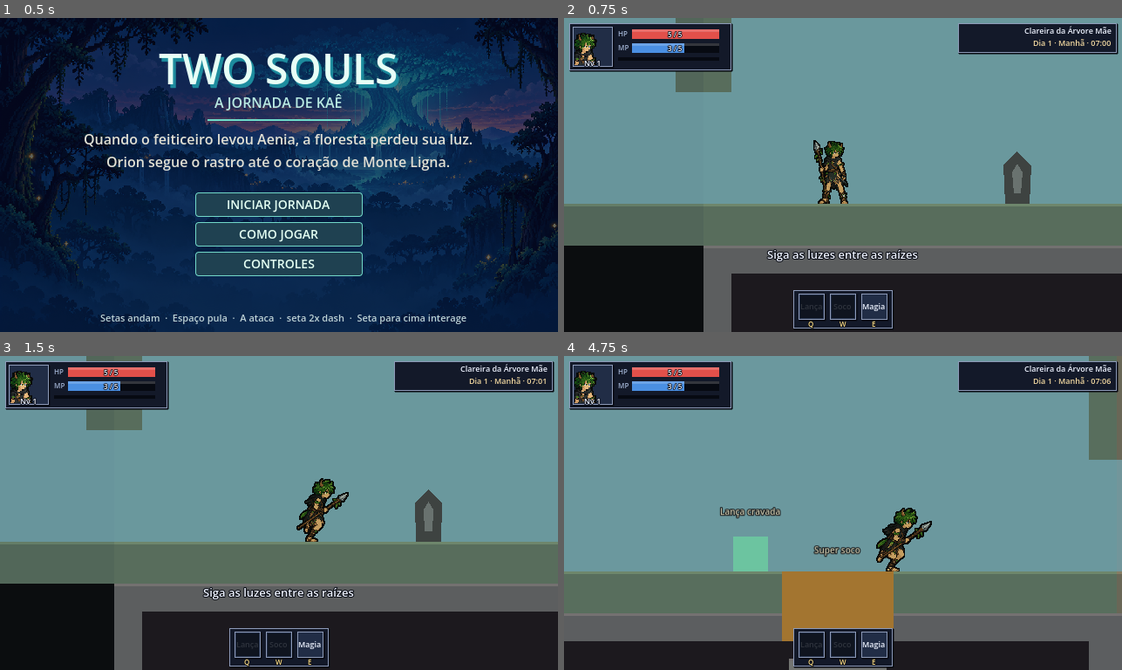
Above: before the commit, frames 1-4 (two rows, left to right).
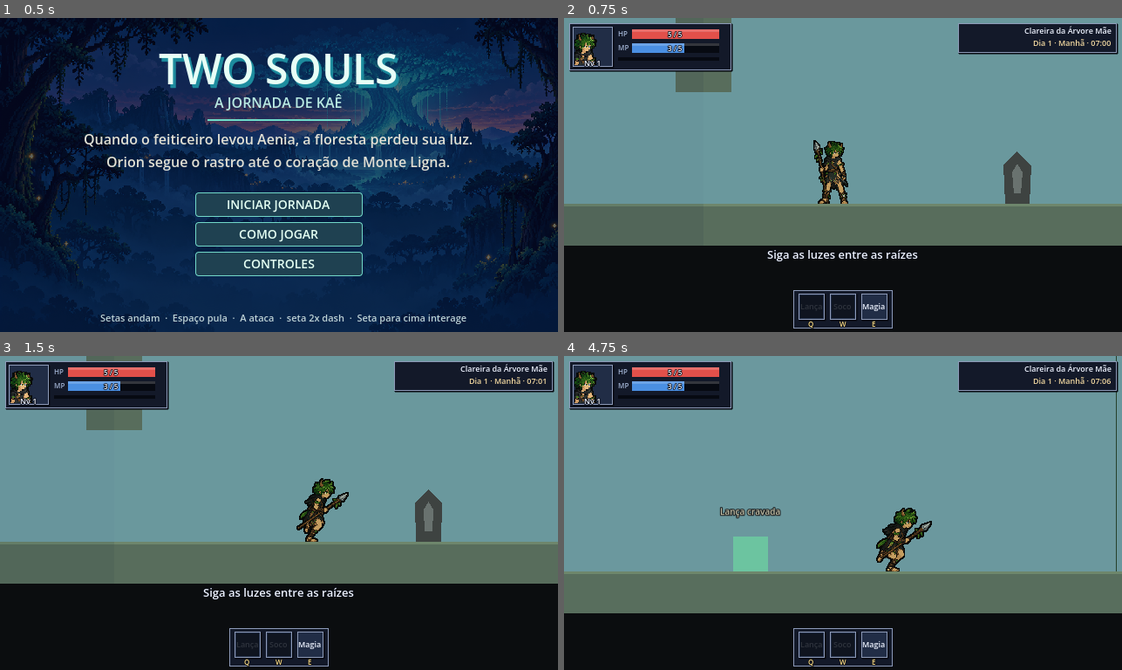
Above: after the commit, the same moments.

Repository: Esquilotaku/two-souls
Game: Godot game, scene res://scenes/main.tscn
Same seed, same stepped clock (60 frames per second), same inputs: the game is played once before the commit and once after it.
Inputs (mouse positions are in pixels of both pictures, inside the frame that each line leads up to):
- Up to frame 1 (0.5 s): no input
- Up to frame 2 (0.75 s): click "INICIAR JORNADA" at 0.5 s
- Up to frame 3 (1.5 s): tap Enter (confirm) at 1.25 s; move the mouse to (401, 497) at 1.27 s; hold Right (move_right) from 1.28 s (still down); tap W (super_punch) at 1.35 s; click (401, 497) at 1.42 s
- Up to frame 4 (4.75 s): tap Space (jump) at 1.52, 1.55, 1.82, 2.1, 2.27, 2.57, 3.05, 3.77, 4.07, 4.52, 4.55 s; move the mouse to (731, 528) at 2.02 s; tap W (super_punch) at 2.3, 3.8 s; move the mouse to (898, 443) at 2.77 s; release Right (move_right) at 2.78 s; hold Left (move_left) 2.78-3.53 s; tap A (attack) at 2.85 s; move the mouse to (815, 575) at 3.52 s; hold Right (move_right) from 3.53 s (still down); tap Enter (confirm) at 3.6 s; click (815, 575) at 3.67 s; move the mouse to (1010, 560) at 4.27 s; tap D (context) at 4.35 s

Frame 1 is identical in both runs. In frame 2, 7.1% of the frame differs, in the area x 25-100%, y 72-100%; in frame 3, 7.5%; in frame 4, 13%, in the area x 0-100%, y 0-100%.

Commit message:
[claude] 2.2: caminho até o D Rock esticado (~5 min correndo) e andares no estilo Grand Chase
- Clareira 16 telas, Trilha 90, Aldeia 88 (2 de altura), arena 2; Túnel e cavernas deslocados para encaixar
- gerador de andares por semente fixa (plano, 2º andar, escada, muro, muralha com degraus, ponte) e inimigos nos andares
- inimigos comuns numa camada própria: o Kaê atravessa o corpo deles (só dano de contato)
- tests/medir_corrida.gd (fora do CI): corredor automático mede 302 s da Clareira ao D Rock

Co-Authored-By: Claude Opus 5.5 <noreply@anthropic.com>

Diff:
--- a/Two Souls/scripts/world/world_map.gd
+++ b/Two Souls/scripts/world/world_map.gd
@@ -54,41 +54,40 @@
 	# --- Clareira da Árvore Mãe ---
 	"clareira_inicio": {
 		"region": "clareira", "name": "Clareira da Árvore Mãe",
-		"cell": Vector2i(0, 0), "size": Vector2i(2, 1),
+		"cell": Vector2i(0, 0), "size": Vector2i(16, 1),
 		"doors": [
 			{"id": "leste", "side": "east", "row": 0, "to": "trilha_entrada", "to_door": "oeste"},
 			{"id": "oeste", "side": "west", "row": 0, "to": "floresta_borda", "to_door": "leste"},
-			{"id": "baixo", "side": "down", "col": 1, "to": "cav_clareira", "to_door": "cima", "gate": "super_punch"},
+			{"id": "baixo", "side": "down", "col": 15, "to": "cav_clareira", "to_door": "cima", "gate": "super_punch"},
 		],
 		"spawn": Vector2(160.0, 0.0), "shrine": 360.0, "grants": "spear_wall", "altar": 860.0,
 		"pickups": ["luminous_herb"],
 		"platforms": [[520.0, 220.0, 120.0]],
+		"andares": true,
 	},
 	# --- Trilha da Tribo ---
 	"trilha_entrada": {
 		"region": "trilha", "name": "Trilha da Tribo",
-		"cell": Vector2i(2, 0), "size": Vector2i(2, 1),
+		"cell": Vector2i(16, 0), "size": Vector2i(90, 1),
 		"doors": [
 			{"id": "oeste", "side": "west", "row": 0, "to": "clareira_inicio", "to_door": "leste"},
 			{"id": "leste", "side": "east", "row": 0, "to": "trilha_aldeia", "to_door": "oeste", "gate": "spear_wall"},
 		],
-		"foes": 3, "tribal": true,
-		"platforms": [[300.0, 230.0, 112.0], [620.0, 200.0, 96.0], [940.0, 230.0, 112.0]],
+		"tribal": true, "andares": true,
 	},
 	"trilha_aldeia": {
 		"region": "trilha", "name": "Aldeia da Tribo",
-		"cell": Vector2i(4, 0), "size": Vector2i(2, 1),
-		"doors": [
-			{"id": "oeste", "side": "west", "row": 0, "to": "trilha_entrada", "to_door": "leste"},
-			{"id": "leste", "side": "east", "row": 0, "to": "trilha_arena", "to_door": "oeste"},
+		"cell": Vector2i(106, -1), "size": Vector2i(88, 2),
+		"doors": [
+			{"id": "oeste", "side": "west", "row": 1, "to": "trilha_entrada", "to_door": "leste"},
+			{"id": "leste", "side": "east", "row": 1, "to": "trilha_arena", "to_door": "oeste"},
 			{"id": "baixo", "side": "down", "col": 0, "to": "cav_tunel", "to_door": "cima", "gate": "super_punch"},
 		],
-		"shrine": 760.0, "foes": 2, "tribal": true, "pickups": ["mana_seed"],
-		"platforms": [[880.0, 210.0, 140.0], [1080.0, 170.0, 100.0]],
+		"shrine": 760.0, "tribal": true, "andares": true, "pickups": ["mana_seed"],
 	},
 	"trilha_arena": {
 		"region": "trilha", "name": "Arena do D Rock",
-		"cell": Vector2i(6, 0), "size": Vector2i(1, 1),
+		"cell": Vector2i(194, 0), "size": Vector2i(2, 1),
 		"doors": [
 			{"id": "oeste", "side": "west", "row": 0, "to": "trilha_aldeia", "to_door": "leste"},
 		],
@@ -158,9 +157,9 @@
 	# --- Cavernas e Túnel ---
 	"cav_clareira": {
 		"region": "cavernas", "name": "Caverna sob a Clareira",
-		"cell": Vector2i(0, 1), "size": Vector2i(2, 1),
-		"doors": [
-			{"id": "cima", "side": "up", "col": 1, "to": "clareira_inicio", "to_door": "baixo", "gate": "super_punch"},
+		"cell": Vector2i(12, 1), "size": Vector2i(4, 1),
+		"doors": [
+			{"id": "cima", "side": "up", "col": 3, "to": "clareira_inicio", "to_door": "baixo", "gate": "super_punch"},
 			{"id": "leste", "side": "east", "row": 0, "to": "cav_tunel", "to_door": "oeste"},
 			{"id": "baixo", "side": "down", "col": 0, "to": "cav_profundas", "to_door": "cima", "gate": "tatu"},
 		],
@@ -168,10 +167,10 @@
 	},
 	"cav_tunel": {
 		"region": "cavernas", "name": "O Túnel",
-		"cell": Vector2i(2, 1), "size": Vector2i(3, 1),
+		"cell": Vector2i(16, 1), "size": Vector2i(91, 1),
 		"doors": [
 			{"id": "oeste", "side": "west", "row": 0, "to": "cav_clareira", "to_door": "leste"},
-			{"id": "cima", "side": "up", "col": 2, "to": "trilha_aldeia", "to_door": "baixo", "gate": "super_punch"},
+			{"id": "cima", "side": "up", "col": 90, "to": "trilha_aldeia", "to_door": "baixo", "gate": "super_punch"},
 			{"id": "leste", "side": "east", "row": 0, "to": "cav_toca_tatu", "to_door": "oeste"},
 		],
 		"shrine": 960.0, "foes": 3, "pickups": ["luminous_herb"],
@@ -179,7 +178,7 @@
 	},
 	"cav_toca_tatu": {
 		"region": "cavernas", "name": "Toca do Minhocão",
-		"cell": Vector2i(5, 1), "size": Vector2i(1, 1),
+		"cell": Vector2i(107, 1), "size": Vector2i(1, 1),
 		"doors": [
 			{"id": "oeste", "side": "west", "row": 0, "to": "cav_tunel", "to_door": "leste"},
 		],
@@ -187,7 +186,7 @@
 	},
 	"cav_alagada": {
 		"region": "cavernas", "name": "Galeria Alagada",
-		"cell": Vector2i(-3, 2), "size": Vector2i(3, 1),
+		"cell": Vector2i(-3, 2), "size": Vector2i(15, 1),
 		"doors": [
 			{"id": "oeste", "side": "west", "row": 0, "to": "lago_fundo", "to_door": "leste"},
 			{"id": "leste", "side": "east", "row": 0, "to": "cav_profundas", "to_door": "oeste"},
@@ -196,7 +195,7 @@
 	},
 	"cav_profundas": {
 		"region": "cavernas", "name": "Cavernas Profundas",
-		"cell": Vector2i(0, 2), "size": Vector2i(3, 1),
+		"cell": Vector2i(12, 2), "size": Vector2i(3, 1),
 		"doors": [
 			{"id": "oeste", "side": "west", "row": 0, "to": "cav_alagada", "to_door": "leste"},
 			{"id": "cima", "side": "up", "col": 0, "to": "cav_clareira", "to_door": "baixo", "gate": "tatu"},
@@ -207,7 +206,7 @@
 	},
 	"cav_ninho": {
 		"region": "cavernas", "name": "Ninho do Mapinguari",
-		"cell": Vector2i(3, 2), "size": Vector2i(1, 1),
+		"cell": Vector2i(15, 2), "size": Vector2i(1, 1),
 		"doors": [
 			{"id": "oeste", "side": "west", "row": 0, "to": "cav_profundas", "to_door": "leste"},
 		],
--- a/Two Souls/scripts/world/world_room.gd
+++ b/Two Souls/scripts/world/world_room.gd
@@ -191,6 +191,9 @@
 ## As arenas de chefe ficam planas. Será substituído pelo desenho à mão de cada sala.
 func _add_relief() -> void:
 	if data.has("boss"):
+		return
+	if data.get("andares", false):
+		_add_andares()
 		return
 	var random := RandomNumberGenerator.new()
 	random.seed = hash(room_id)
@@ -343,6 +346,9 @@
 		add_child(pickup)
 
 func _add_foes() -> void:
+	# Nas áreas com andares, os inimigos são postos pelo próprio gerador (_add_andares).
+	if data.get("andares", false):
+		return
 	var count := int(data.get("foes", 0))
 	var usable := size_px.x - 400.0
 	for index in range(count):
@@ -358,6 +364,7 @@
 			foe.tribal = true
 		foe.process_mode = Node.PROCESS_MODE_PAUSABLE
 		add_child(foe)
+		_foe_layer(foe)
 
 func _add_boss(boss_key: String) -> void:
 	var info: Dictionary = WorldMap.BOSSES[boss_key]
@@ -458,3 +465,104 @@
 
 func has_ceiling() -> bool:
 	return data.get("region", "") in REGIONS_WITH_CEILING
+
+# --- Andares no estilo Grand Chase (tarefa 2.2) ---
+# Cada tela da área recebe um bloco escolhido por uma semente fixa (sempre igual para a mesma área):
+# chão com até 3 andares de plataformas, muros e muralhas que fazem o jogador subir, e inimigos nos andares.
+# É o "blocos à mão + montador fixo" (docs/design/level-design-referencias.md): os blocos são simples e
+# provisórios; depois cada trecho pode ser desenhado à mão no lugar do gerado.
+
+## Distância entre andares: menor que o pulo (120 px, player.gd), para subir de um para o outro.
+const ANDAR := 100.0
+const BLOCKS := ["plano", "andar2", "escada", "muro", "muralha", "ponte"]
+const BLOCK_WEIGHTS := [0.14, 0.20, 0.20, 0.18, 0.16, 0.12]
+## Inimigos por tela, em média (ajustar jogando).
+const FOES_PER_SCREEN := 0.8
+
+func _add_andares() -> void:
+	var random := RandomNumberGenerator.new()
+	random.seed = hash(room_id + ":andares")
+	var blocked := _relief_blocked_spans()
+	var screens: int = data["size"].x
+	var base := floor_y()
+	var foe_spots: Array[Vector2] = []
+	for screen in range(screens):
+		var x0 := screen * WorldMap.SCREEN.x
+		var span := Vector2(x0 + 40.0, x0 + WorldMap.SCREEN.x - 40.0)
+		if _overlaps(span, blocked):
+			# Tela com porta, buraco, santuário ou altar: fica plana para não atrapalhar.
+			continue
+		var kind := _pick_block(random)
+		match kind:
+			"plano":
+				foe_spots.append(Vector2(x0 + 320.0, base))
+			"andar2":
+				var w := random.randf_range(220.0, 360.0)
+				var x := x0 + random.randf_range(60.0, WorldMap.SCREEN.x - 60.0 - w)
+				_add_solid(Rect2(x, base - ANDAR, w, 14.0), 0.18)
+				foe_spots.append(Vector2(x + w * 0.5, base - ANDAR))
+			"escada":
+				_add_solid(Rect2(x0 + 80.0, base - ANDAR, 170.0, 14.0), 0.18)
+				_add_solid(Rect2(x0 + 300.0, base - ANDAR * 2.0, 220.0, 14.0), 0.18)
+				foe_spots.append(Vector2(x0 + 410.0, base - ANDAR * 2.0))
+			"muro":
+				var h: float = [56.0, 72.0, 88.0][random.randi_range(0, 2)]
+				var w2 := random.randf_range(120.0, 220.0)
+				_add_solid(Rect2(x0 + 260.0, base - h, w2, h), 0.08)
+				foe_spots.append(Vector2(x0 + 260.0 + w2 * 0.5, base - h))
+			"muralha":
+				# Alta demais para um pulo só: degrau de chão encostado nos dois lados (sobe no degrau, pula a
+				# muralha, desce no outro degrau). Plataforma solta antes dela obrigava a voltar para subir.
+				_add_solid(Rect2(x0 + 220.0, base - 90.0, 110.0, 90.0), 0.08)
+				_add_solid(Rect2(x0 + 330.0, base - 180.0, 90.0, 180.0), 0.04)
+				_add_solid(Rect2(x0 + 420.0, base - 90.0, 110.0, 90.0), 0.08)
+				foe_spots.append(Vector2(x0 + 520.0, base))
+			"ponte":
+				for i in range(3):
+					var level := 1.0 if i != 1 else 2.0
+					_add_solid(Rect2(x0 + 60.0 + i * 190.0, base - ANDAR * level, 140.0, 14.0), 0.18)
+				foe_spots.append(Vector2(x0 + 320.0, base - ANDAR * 2.0))
+		# Áreas com duas telas de altura ganham andares mais altos (4º e 5º) em parte das telas.
+		if int(data["size"].y) > 1 and random.randf() < 0.5:
+			_add_solid(Rect2(x0 + 200.0, base - ANDAR * 3.0, 200.0, 14.0), 0.18)
+			_add_solid(Rect2(x0 + 420.0, base - ANDAR * 4.0, 160.0, 14.0), 0.18)
+	_place_foes(foe_spots, random)
+
+func _pick_block(random: RandomNumberGenerator) -> String:
+	var roll := random.randf()
+	var acc := 0.0
+	for i in range(BLOCKS.size()):
+		acc += BLOCK_WEIGHTS[i]
+		if roll <= acc:
+			return BLOCKS[i]
+	return BLOCKS[0]
+
+## Põe inimigos em parte dos pontos sugeridos; cada um nasce um pouco acima e cai no andar.
+func _place_foes(spots: Array[Vector2], random: RandomNumberGenerator) -> void:
+	var wanted := int(round(float(data["size"].x) * FOES_PER_SCREEN))
+	var index := 0
+	for spot in spots:
+		if index >= wanted:
+			break
+		if random.randf() > 0.85:
+			continue
+		var foe := ForestFoe.new()
+		foe.drop_id = "%s:foe:%d" % [room_id, index]
+		foe.position = spot + Vector2(0.0, -60.0)
+		foe.floor_y = spot.y
+		foe.speed = 27.0 + float(index % 3) * 5.0
+		foe.patrol_span = 60.0
+		if data.get("tribal", false) and index % 3 == 1:
+			foe.ranged = true
+			foe.tribal = true
+		foe.process_mode = Node.PROCESS_MODE_PAUSABLE
+		add_child(foe)
+		_foe_layer(foe)
+		index += 1
+
+## Inimigos comuns ficam numa camada própria (2): pisam no chão (máscara 1), mas não travam o Kaê,
+## que atravessa o corpo deles e só leva dano de contato, como em Grand Chase e Hollow Knight.
+## Os chefes continuam na camada do mundo: eles fecham a arena de propósito.
+func _foe_layer(foe: CharacterBody2D) -> void:
+	foe.collision_layer = 2
+	foe.collision_mask = 1
--- /dev/null
+++ b/Two Souls/tests/medir_corrida.gd
@@ -0,0 +1,80 @@
+extends SceneTree
+## Ferramenta de medição (não é teste do CI): um "corredor" automático vai da Clareira até a arena
+## do D Rock segurando a direita e pulando sem parar, como quem já sabe o caminho e ignora inimigos.
+## Mede o tempo no relógio do jogo. Roda a física 4x mais rápido com o mesmo passo de tempo.
+## Uso: godot --headless --path "Two Souls" -s res://tests/medir_corrida.gd
+## Meta do Gabriel (01/11/2026): uns 5 minutos correndo direto; 15 a 20 minutos jogando normal.
+
+const SAVE_FILES := ["user://two_souls_save.json", "user://two_souls_save.bak", "user://two_souls_save.tmp"]
+const SPEEDUP := 4
+const LIMIT_GAME_SECONDS := 900.0
+
+var game: Node
+var game_time := 0.0
+var stuck_time := 0.0
+var last_x := 0.0
+
+func _initialize() -> void:
+	_run.call_deferred()
+
+func _run() -> void:
+	_backup_saves()
+	Engine.physics_ticks_per_second = 60 * SPEEDUP
+	Engine.time_scale = SPEEDUP
+	Engine.max_physics_steps_per_frame = 32
+	game = load("res://scenes/main.tscn").instantiate()
+	root.add_child(game)
+	await physics_frame
+	game._start_new_game()
+	# A lança cravada é ganha no altar da Clareira, que fica no caminho; liga direto para não depender dele.
+	game._grant_ability("spear_wall")
+	await physics_frame
+	Input.action_press("move_right")
+	var jump_clock := 0.0
+	var visited := {}
+	while game.room_id != "trilha_arena" and game_time < LIMIT_GAME_SECONDS:
+		await physics_frame
+		var dt := 1.0 / 60.0
+		game_time += dt
+		# Invencível: a medição é do caminho, não da luta.
+		game.player.hurt_timer = 1.0
+		game.player.health = game.player.max_health
+		jump_clock += dt
+		if jump_clock >= 0.42:
+			jump_clock = 0.0
+			Input.action_press("jump")
+		elif jump_clock >= 0.05:
+			Input.action_release("jump")
+		if not visited.has(game.room_id):
+			visited[game.room_id] = true
+			print("%6.1f s  entrou em %s" % [game_time, game.room_id])
+		var x: float = game.player.global_position.x
+		stuck_time = stuck_time + dt if absf(x - last_x) < 0.5 else 0.0
+		last_x = x
+		if stuck_time > 6.0:
+			print("PRESO em %s, posição na área %s" % [game.room_id, (game.player.global_position - game.current.position).round()])
+			break
+	Input.action_release("move_right")
+	Input.action_release("jump")
+	if game.room_id == "trilha_arena":
+		print("Chegou ao D Rock em %.0f s (%.1f min) de jogo." % [game_time, game_time / 60.0])
+	else:
+		print("Não chegou ao D Rock (parou em %s depois de %.0f s)." % [game.room_id, game_time])
+	Engine.time_scale = 1.0
+	game.queue_free()
+	await physics_frame
+	_restore_saves()
+	quit(0)
+
+func _backup_saves() -> void:
+	for path in SAVE_FILES:
+		if FileAccess.file_exists(path):
+			DirAccess.rename_absolute(ProjectSettings.globalize_path(path), ProjectSettings.globalize_path(path + ".antes_do_teste"))
+
+func _restore_saves() -> void:
+	for path in SAVE_FILES:
+		var absolute := ProjectSettings.globalize_path(path)
+		if FileAccess.file_exists(path):
+			DirAccess.remove_absolute(absolute)
+		if FileAccess.file_exists(path + ".antes_do_teste"):
+			DirAccess.rename_absolute(absolute + ".antes_do_teste", absolute)
